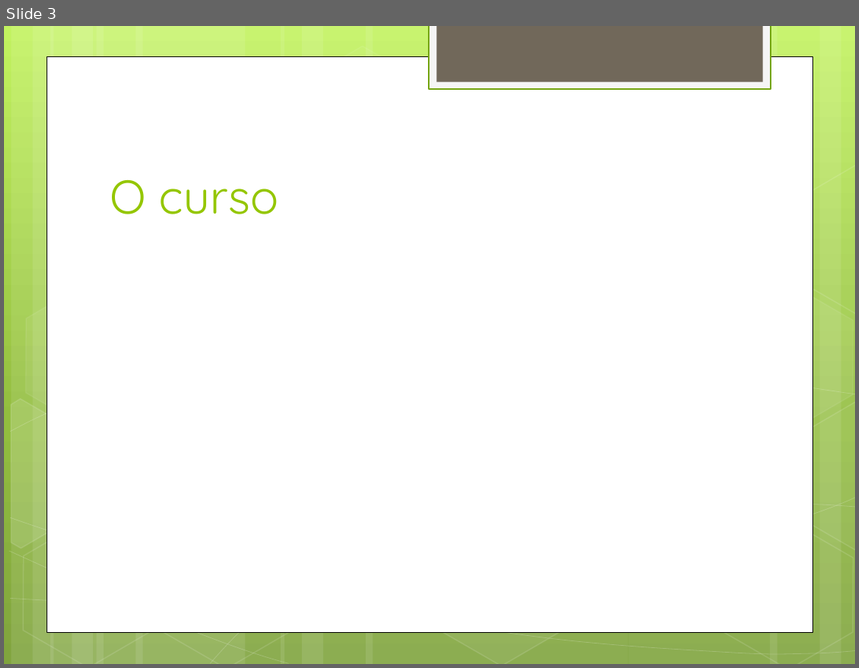
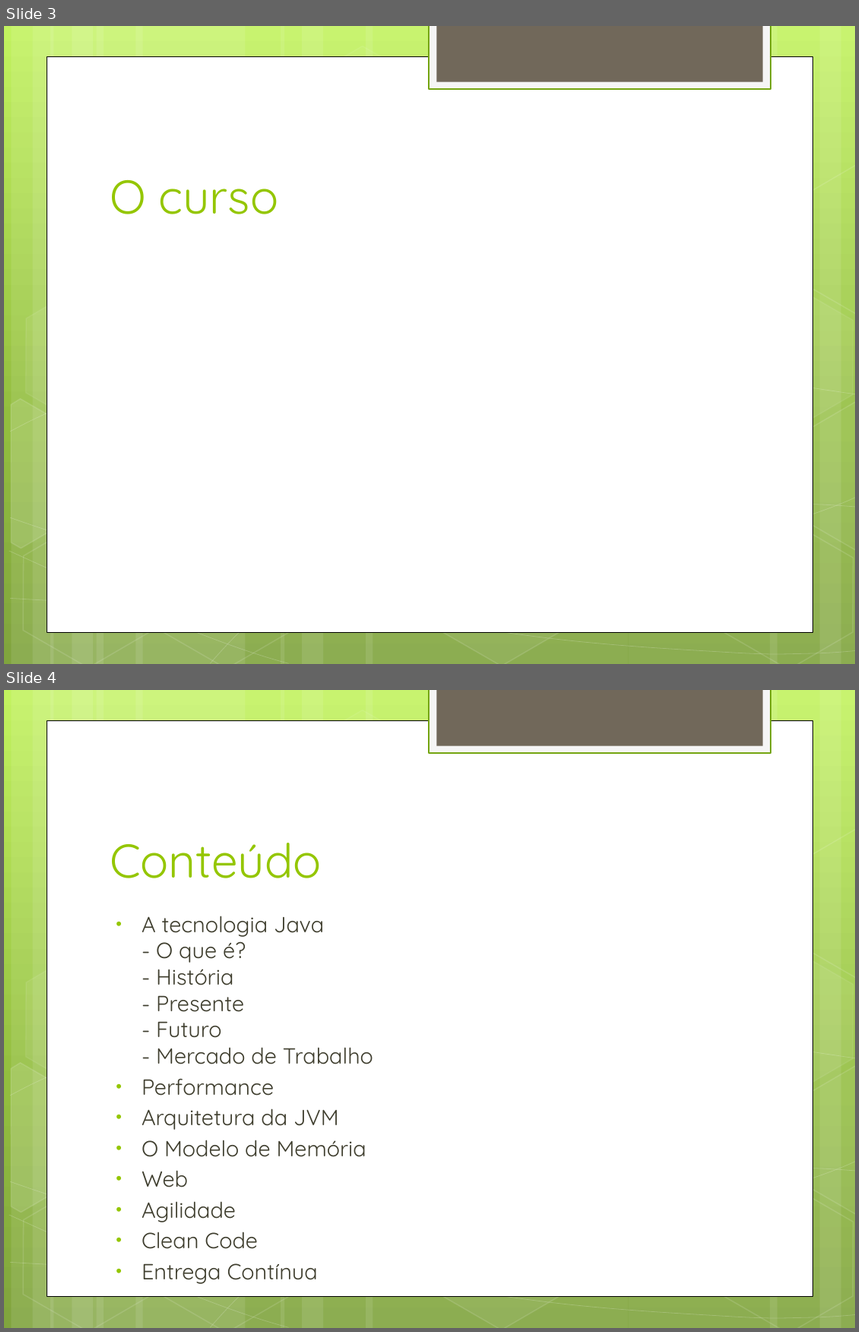
Before and after one commit to daividssilverio/altaperformance, a slide deck: doc/Alta Performance com Java.pptx. Shown one above the other, each under a label of ours: slide 3 before the commit, slides 3 and 4 after it. The pictures are 859x668 and 859x1332 pixels, drawn with LibreOffice and Linux fonts; fonts in the diff are those of the drawing. Boxes give left, top, right and bottom in pixels: in the first picture for what was removed or moved away, otherwise in the second. Text is boxed around its words. In the diff, an @@ line names an element or a change of style, - is before the commit and + after.

```diff
--- a/doc/Alta Performance com Java.pptx
+++ b/doc/Alta Performance com Java.pptx
@@ slide 4 added at [4, 690, 855, 1328], background gradient #C3F35F to #93BF3F to #81A53E; not listed: 31 template elements that a slide beside it also shows @@
@@ title added at [110, 843, 322, 878], 40 pt, text #94C600 @@
+Conteúdo
@@ text added at [142, 916, 373, 1284], 18.6 pt, text #3E3D2D @@
+• A tecnologia Java
+  - O que é?
+  - História
+  - Presente
+  - Futuro
+  - Mercado de Trabalho
+• Performance
+• Arquitetura da JVM
+• O Modelo de Memória
+• Web
+• Agilidade
+• Clean Code
+• Entrega Contínua
```
Also in this commit, not shown: 21 other slides added, 2 slides removed.
